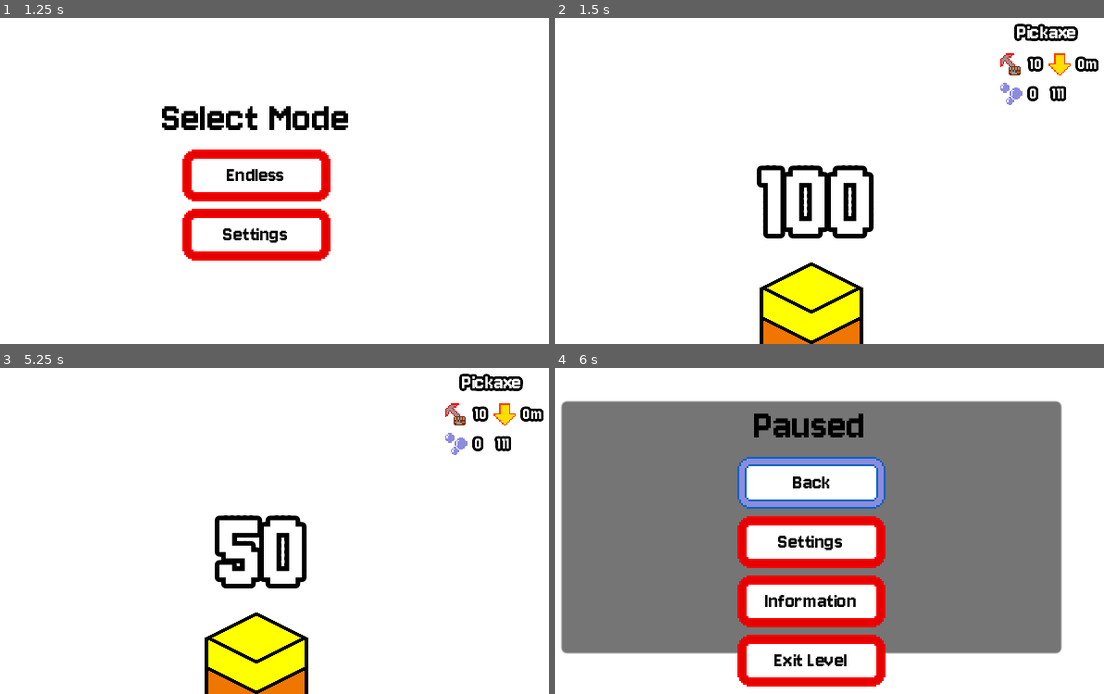
Above: before the commit, frames 1-4 (two rows, left to right).
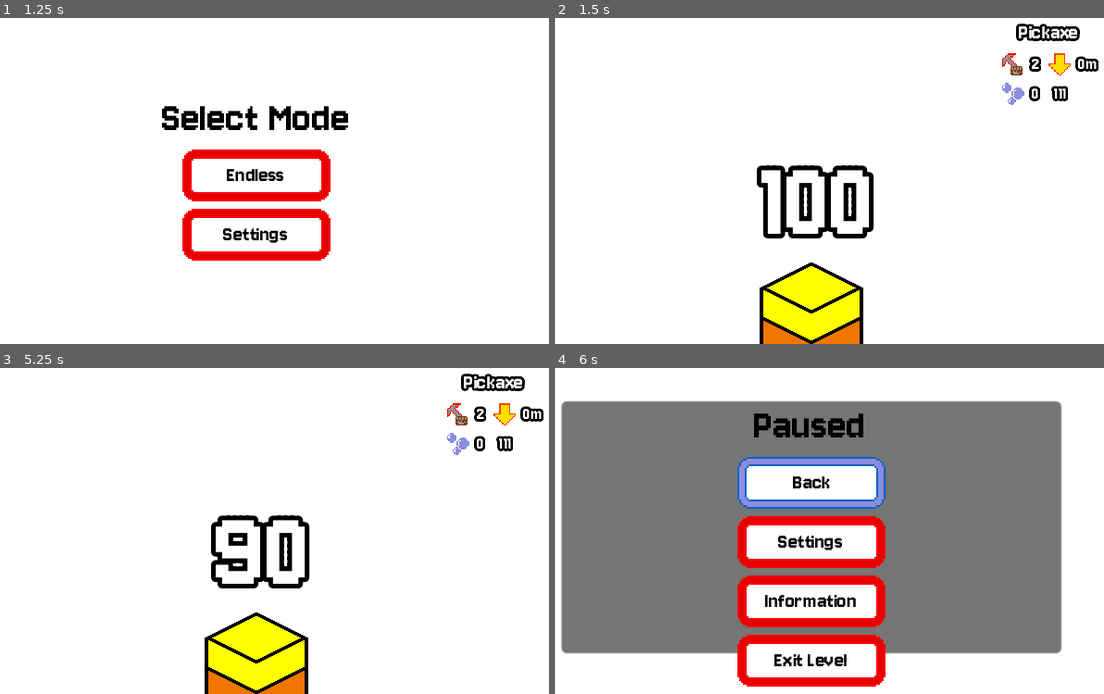
Above: after the commit, the same moments.

Repository: tfcb93/block-in-bits
Game: Godot game, scene res://Scenes/game.tscn
Same seed, same stepped clock (60 frames per second), same inputs: the game is played once before the commit and once after it.
Inputs:
- Up to frame 1 (1.25 s): tap Enter (start) at 0.5 s; hold Right (right) from 0.53 s (still down); hold Z (action) from 0.53 s (still down)
- Up to frame 2 (1.5 s): release Right (right) at 1.25 s; release Z (action) at 1.25 s; click "Endless" at 1.25 s
- Up to frame 3 (5.25 s): tap Enter (start) at 2, 4.25 s; hold Left (left) 2.03-2.75 s; tap X (secondary) at 2.1 s; click "Information" at 2.75 s; click "Back" at 3.5 s; hold Enter (start) 4.28-5.03 s; hold Right (right) from 4.28 s (still down); tap Z (action) at 5.1 s
- Up to frame 4 (6 s): tap Enter (start) at 5.75 s; release Right (right) at 5.78 s; hold Left (left) from 5.78 s (still down); hold X (secondary) from 5.78 s (still down)

Frame 1 is identical in both runs. In frame 2, 0.8% of the frame differs, in the area x 81-96%, y 1-27%; in frame 3, 2.1%, in the area x 38-96%, y 1-68%; in frame 4, nothing differs.

Commit message:
Implements (a simple ) point system

Diff:
--- a/Resources/blocks/black.tres
+++ b/Resources/blocks/black.tres
@@ -7,4 +7,5 @@
 toughness = 90
 min_depth_appearance = 1000
 toughness_increase_factor = 1.1
+points = 9
 color = Color(0, 0, 0, 1)
--- a/Resources/blocks/blue.tres
+++ b/Resources/blocks/blue.tres
@@ -7,4 +7,5 @@
 toughness = 60
 min_depth_appearance = 300
 toughness_increase_factor = 1.2
+points = 6
 color = Color(0, 0, 1, 1)
--- a/Resources/blocks/brown.tres
+++ b/Resources/blocks/brown.tres
@@ -7,4 +7,5 @@
 toughness = 40
 min_depth_appearance = 100
 toughness_increase_factor = 1.3
+points = 4
 color = Color(0.593257, 0.306508, 4.81307e-07, 1)
--- a/Resources/blocks/green.tres
+++ b/Resources/blocks/green.tres
@@ -7,4 +7,5 @@
 toughness = 10
 min_depth_appearance = 0
 toughness_increase_factor = 1.5
+points = 1
 color = Color(1.65088e-05, 0.887662, 2.31028e-06, 1)
--- a/Resources/blocks/orange.tres
+++ b/Resources/blocks/orange.tres
@@ -7,4 +7,5 @@
 toughness = 30
 min_depth_appearance = 0
 toughness_increase_factor = 1.3
+points = 3
 color = Color(0.937419, 0.461545, 3.85046e-07, 1)
--- a/Resources/blocks/pink.tres
+++ b/Resources/blocks/pink.tres
@@ -7,4 +7,5 @@
 toughness = 70
 min_depth_appearance = 400
 toughness_increase_factor = 1.2
+points = 7
 color = Color(1, 0.494118, 1, 1)
--- a/Resources/blocks/purple.tres
+++ b/Resources/blocks/purple.tres
@@ -7,4 +7,5 @@
 toughness = 50
 min_depth_appearance = 100
 toughness_increase_factor = 1.3
+points = 5
 color = Color(0.443137, 0, 1, 1)
--- a/Resources/blocks/red.tres
+++ b/Resources/blocks/red.tres
@@ -7,4 +7,5 @@
 toughness = 80
 min_depth_appearance = 500
 toughness_increase_factor = 1.1
+points = 8
 color = Color(1, 0, 0, 1)
--- a/Resources/blocks/yellow.tres
+++ b/Resources/blocks/yellow.tres
@@ -7,4 +7,5 @@
 toughness = 20
 min_depth_appearance = 0
 toughness_increase_factor = 1.4
+points = 2
 color = Color(1, 1, 0, 1)
--- a/Resources/tools/drill.tres
+++ b/Resources/tools/drill.tres
@@ -6,5 +6,5 @@
 script = ExtResource("1_xm8cm")
 name = "Drill"
 link_name = 2
-resistance = 100
-point_multiplier = 0
+resistance = 20
+point_multiplier = 1
--- a/Resources/tools/hammer.tres
+++ b/Resources/tools/hammer.tres
@@ -6,5 +6,5 @@
 script = ExtResource("1_tolj3")
 name = "Hammer"
 link_name = 1
-resistance = 20
+resistance = 10
 point_multiplier = 2
--- a/Resources/tools/pickaxe.tres
+++ b/Resources/tools/pickaxe.tres
@@ -6,5 +6,5 @@
 script = ExtResource("1_46qu7")
 name = "Pickaxe"
 link_name = 0
-resistance = 10
-point_multiplier = 0
+resistance = 2
+point_multiplier = 4
--- a/Scripts/block.gd
+++ b/Scripts/block.gd
@@ -6,4 +6,5 @@
 @export var toughness := 50;
 @export var min_depth_appearance := 0;
 @export var toughness_increase_factor := 1.1;
+@export var points: int;
 @export var color: Color = Color.WHITE;
--- a/Scripts/block_pile.gd
+++ b/Scripts/block_pile.gd
@@ -40,7 +40,7 @@
 	var rnd_block_index := randi_range(0, len(Globals.blocks[rnd_group_key]) - 1) if len(Globals.blocks[rnd_group_key]) else 0;
 	var block_from_resource:Block = Globals.blocks[rnd_group_key][rnd_block_index];
 	var toughness_multiplier:float = block_from_resource.toughness_increase_factor * block_groups[rnd_group_key] if (block_groups[rnd_group_key] > 0) else 1;
-	blocks.push_back([block_from_resource.life, block_from_resource.toughness * toughness_multiplier, block_from_resource.color]);
+	blocks.push_back([block_from_resource.life, block_from_resource.toughness * toughness_multiplier, block_from_resource.color, block_from_resource.points]);
 
 func update_blocks() -> void:
 	if(Globals.blocks.get(actual_depth)):
@@ -64,8 +64,8 @@
 	blocks[0][0] -= roundi((tool_resistance / float(blocks[0][1])) * 100);
 	actual_block_hits += 1;
 	if (blocks[0][0] <= 0):
+		calculate_player_points();
 		blocks.pop_front();
-		calculate_player_points();
 		actual_block_hits = 0;
 		actual_depth += 1;
 		update_blocks();
@@ -81,8 +81,7 @@
 	update_block_life_text();
 
 func calculate_player_points() -> void:
-	var total_points_earned = 1;
-	Events.emit_signal("earn_points", total_points_earned);
+	Events.emit_signal("earn_points", blocks[0][3]);
 
 func hide_interface() -> void:
 	%interface.visible = false;
